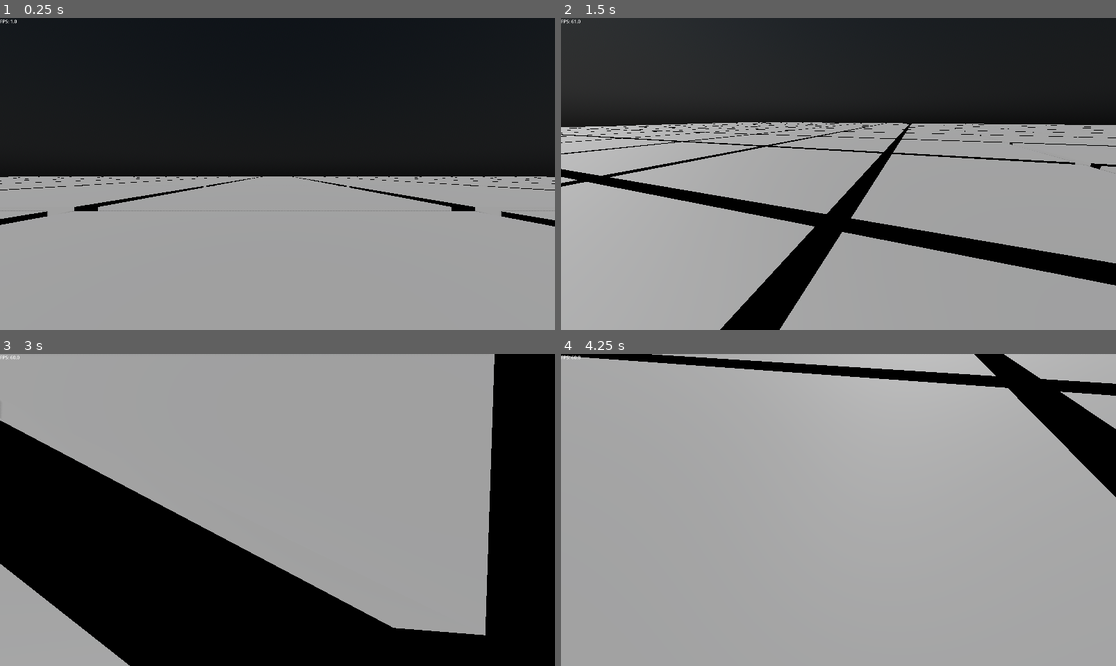
Above: before the commit, frames 1-4 (two rows, left to right).
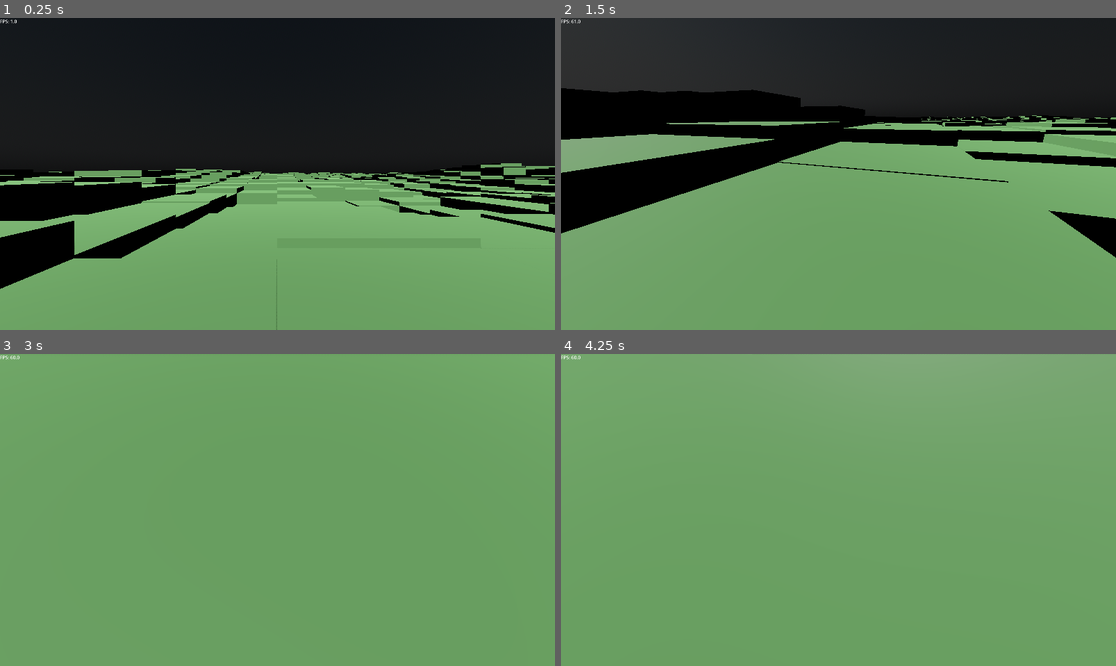
Above: after the commit, the same moments.

Repository: Sialek/godot-mage
Game: Godot game, scene res://level/demo/demo_level.tscn
Two runs of this game, one before a commit and one after it. Both use one fixed random seed, a clock stepped at 60 frames per second and the inputs below.
Inputs (mouse positions are in pixels of both pictures, inside the frame that each line leads up to):
- Up to frame 1 (0.25 s): no input
- Up to frame 2 (1.5 s): move the mouse to (960, 158) at 0.52 s; hold D (move_right) 0.53-1.28 s; tap Space (jump) at 0.77 s; move the mouse to (727, 189) at 1.27 s; hold S (move_backward) from 1.28 s (still down)
- Up to frame 3 (3 s): tap Space (jump) at 1.52 s; move the mouse to (333, 441) at 2.02 s; release S (move_backward) at 2.03 s; hold D (move_right) 2.03-2.78 s; tap Enter at 2.75 s; move the mouse to (249, 572) at 2.77 s; hold W (move_forward) from 2.78 s (still down)
- Up to frame 4 (4.25 s): tap Space (jump) at 3.02, 3.77 s; move the mouse to (1005, 556) at 3.52 s; release W (move_forward) at 3.53 s; hold A (move_left) from 3.53 s (still down)

The runs differ from the first frame. In frame 1, 50% of the frame differs, in the area x 0-100%, y 46-100%; in frame 2, 69%; in frame 3, 100%; in frame 4, 100%, in the area x 0-100%, y 0-100%.

Commit message:
Pool chunk meshes and generate Perlin height pillars.
Reuse MeshInstance3D slots with diff-based rematerialization, seamless 16m tiles out to 1km, and nearby-only collision so scrolling stays cheap under Jolt limits.

Co-authored-by: Cursor <cursoragent@cursor.com>

Diff:
--- a/level/demo/demo_level.tscn
+++ b/level/demo/demo_level.tscn
@@ -21,9 +21,10 @@
 sdfgi_enabled = true
 
 [sub_resource type="FastNoiseLite" id="FastNoiseLite_pee8r"]
-
-[sub_resource type="NoiseTexture3D" id="NoiseTexture3D_pee8r"]
-noise = SubResource("FastNoiseLite_pee8r")
+noise_type = 3
+seed = 42
+frequency = 0.008
+fractal_octaves = 4
 
 [node name="DemoLevel" type="Node3D" unique_id=2130346313]
 script = ExtResource("1_ot3nl")
@@ -45,5 +46,6 @@
 
 [node name="WorldGen" type="Node" parent="." unique_id=1166946789]
 script = ExtResource("3_pee8r")
-noiseTexture = SubResource("NoiseTexture3D_pee8r")
+view_distance_m = 1000.0
+height_noise = SubResource("FastNoiseLite_pee8r")
 metadata/_custom_type_script = "uid://ub7y1iqv7iy1"
--- a/level/worldgen/chunk.gd
+++ b/level/worldgen/chunk.gd
@@ -1,40 +1,84 @@
 class_name Chunk
-extends Node
+extends RefCounted
 
-var coordinates : Vector2
-var size : int = 16
-var loaded : bool = false
-var mesh : MeshInstance3D
-var worldGen : WorldGen
-
-func _init(ownerWorldGen: WorldGen, chunkCoordinates: Vector2):
-  worldGen = ownerWorldGen
-  coordinates = chunkCoordinates
+var coordinates: Vector2 = Vector2.ZERO
+var loaded: bool = false
+var mesh_instance: MeshInstance3D
+var _box_mesh: BoxMesh
+var _body: StaticBody3D
+var _collision_shape: CollisionShape3D
+var _box_shape: BoxShape3D
+var world_gen: WorldGen
 
 
-func _ready() -> void:
-  pass
+func _init(owner_world_gen: WorldGen, chunk_coordinates: Vector2 = Vector2.ZERO) -> void:
+  world_gen = owner_world_gen
+  coordinates = chunk_coordinates
 
 
-func _process(delta: float) -> void:
-  pass
+func ensure_ready() -> void:
+  if mesh_instance != null:
+    return
+
+  _box_mesh = BoxMesh.new()
+  mesh_instance = MeshInstance3D.new()
+  mesh_instance.mesh = _box_mesh
+  if world_gen.chunk_material:
+    mesh_instance.material_override = world_gen.chunk_material
+  world_gen.add_child(mesh_instance)
 
 
-func load() -> void:
-  if not loaded:
-    mesh = MeshInstance3D.new()
-    var boxMesh = BoxMesh.new()
-    boxMesh.size = Vector3(15.0, 1.0, 15.0)
-    mesh.position = worldGen.chunkToWorldCoordinates(coordinates)
-    mesh.mesh = boxMesh
-    mesh.create_trimesh_collision()
-    worldGen.add_child(mesh)
-    loaded = true
+func rematerialize(chunk_coordinates: Vector2) -> void:
+  ensure_ready()
+  coordinates = chunk_coordinates
+
+  var size := float(world_gen.chunk_size)
+  var height := world_gen.get_chunk_height(coordinates)
+  var half := size * 0.5
+  var dimensions := Vector3(size, height, size)
+
+  _box_mesh.size = dimensions
+  if _box_shape != null:
+    _box_shape.size = dimensions
+
+  mesh_instance.position = Vector3(
+    coordinates.x * size + half,
+    height * 0.5,
+    coordinates.y * size + half
+  )
+  mesh_instance.visible = true
+  loaded = true
 
 
-func unload() -> void:
-  if loaded:
-    if is_instance_valid(mesh):
-      mesh.queue_free()
-    mesh = null
-    loaded = false
+func set_collision_enabled(enabled: bool) -> void:
+  if enabled:
+    _ensure_collision()
+  elif _body != null and is_instance_valid(_body):
+    _body.queue_free()
+    _body = null
+    _collision_shape = null
+    _box_shape = null
+
+
+func _ensure_collision() -> void:
+  if mesh_instance == null:
+    return
+  if _body != null and is_instance_valid(_body):
+    return
+
+  _box_shape = BoxShape3D.new()
+  _box_shape.size = _box_mesh.size
+
+  _collision_shape = CollisionShape3D.new()
+  _collision_shape.shape = _box_shape
+
+  _body = StaticBody3D.new()
+  _body.add_child(_collision_shape)
+  mesh_instance.add_child(_body)
+
+
+func deactivate() -> void:
+  if mesh_instance != null:
+    mesh_instance.visible = false
+  set_collision_enabled(false)
+  loaded = false
--- a/level/worldgen/world_gen.gd
+++ b/level/worldgen/world_gen.gd
@@ -1,70 +1,141 @@
 class_name WorldGen
 extends Node
 
-var worldRoot : Node3D = Node3D.new()
-var chunkPool : Array[Chunk] = []
-var chunkRadius : int = 8
-var chunkSize : int = 16
-var _chunkDiameter : int = 2 * chunkRadius + 1
-var _chunkPoolCount : int = pow(_chunkDiameter, 2)
-var _centerChunk : Vector2 = Vector2.ZERO
+## Horizontal size of each chunk pillar in meters.
+@export var chunk_size: int = 16
+## How far from the player to keep chunks rendered, in meters.
+@export var view_distance_m: float = 1000.0
+## How far from the player to keep physics collision active, in meters.
+@export var collision_distance_m: float = 96.0
+@export var min_height: float = 2.0
+@export var max_height: float = 40.0
+@export var height_noise: FastNoiseLite
+@export var chunk_material: Material
 
-@export var noiseTexture : NoiseTexture3D
+var chunk_pool: Array[Chunk] = []
+var chunk_radius: int = 0
+var collision_radius: int = 0
+var _center_chunk: Vector2 = Vector2.ZERO
+var _chunk_by_coord: Dictionary = {}
 
 
 func _ready() -> void:
-  setChunkRadius(chunkRadius)
-  reloadAllChunks(Vector2(0, 0))
-  generate()
+  if height_noise == null:
+    height_noise = FastNoiseLite.new()
+    height_noise.noise_type = FastNoiseLite.TYPE_PERLIN
+    height_noise.seed = 42
+    height_noise.frequency = 0.008
+    height_noise.fractal_type = FastNoiseLite.FRACTAL_FBM
+    height_noise.fractal_octaves = 4
+
+  if chunk_material == null:
+    var material := StandardMaterial3D.new()
+    material.albedo_color = Color(0.35, 0.55, 0.32)
+    material.roughness = 0.9
+    chunk_material = material
+
+  set_view_distance(view_distance_m)
+  collision_radius = maxi(1, ceili(collision_distance_m / float(chunk_size)))
+  update_chunks(Vector2.ZERO)
+  _place_player_on_terrain()
 
 
-func _process(delta: float) -> void:
-  var player : CharacterBody3D = PlayerManager.player
-  if player:
-    var newCoordinates = worldToChunkCoordinates(player.position)
-    if _centerChunk != newCoordinates:
-      reloadAllChunks(newCoordinates)
+func _process(_delta: float) -> void:
+  var player: CharacterBody3D = PlayerManager.player
+  if player == null:
+    return
+
+  var new_coordinates := world_to_chunk_coordinates(player.position)
+  if _center_chunk != new_coordinates:
+    update_chunks(new_coordinates)
 
 
-func generate() -> void:
-  pass
+func set_view_distance(distance_m: float) -> void:
+  view_distance_m = distance_m
+  set_chunk_radius(maxi(1, ceili(distance_m / float(chunk_size))))
 
 
-func setChunkRadius(radius: int) -> void:
-  chunkRadius = radius
-  _chunkDiameter = 2 * chunkRadius + 1
-  _chunkPoolCount = pow(_chunkDiameter, 2)
-  chunkPool.resize(_chunkPoolCount)
-  for x in range(_chunkDiameter):
-    for y in range (_chunkDiameter):
-      if not chunkPool[x * _chunkDiameter + y]:
-        chunkPool[x * _chunkDiameter + y] = Chunk.new(self, Vector2(0, 0))
+func set_chunk_radius(radius: int) -> void:
+  chunk_radius = radius
+  var pool_count := (2 * chunk_radius + 1) * (2 * chunk_radius + 1)
 
-func worldToChunkCoordinates(worldCoordinates: Vector3) -> Vector2:
-  return floor(Vector2(worldCoordinates.x, worldCoordinates.z) / chunkSize)
+  if chunk_pool.size() > pool_count:
+    for i in range(pool_count, chunk_pool.size()):
+      var extra: Chunk = chunk_pool[i]
+      _chunk_by_coord.erase(extra.coordinates)
+      if extra.mesh_instance != null and is_instance_valid(extra.mesh_instance):
+        extra.mesh_instance.queue_free()
+    chunk_pool.resize(pool_count)
 
-func chunkToWorldCoordinates(chunkCoordinates: Vector2) -> Vector3:
-  return Vector3(chunkCoordinates.x, 0, chunkCoordinates.y) * chunkSize
+  chunk_pool.resize(pool_count)
+  for i in range(pool_count):
+    if chunk_pool[i] == null:
+      chunk_pool[i] = Chunk.new(self)
 
-func reloadAllChunks(centerPosition: Vector2):
-  _centerChunk = centerPosition
-  _chunkDiameter = 2 * chunkRadius + 1
-  var coordinateStack = []
-  for x in range(_chunkDiameter):
-    for y in range (_chunkDiameter):
-      coordinateStack.push_back(Vector2(centerPosition.x + x - chunkRadius, centerPosition.y + y - chunkRadius))
-  for chunk in chunkPool:
-    chunk.unload()
-    chunk.coordinates = coordinateStack.pop_back()
-    chunk.load()
 
-func unloadChunk(chunkCoordinates: Vector2) -> void:
-  getChunk(chunkCoordinates).unload()
+func world_to_chunk_coordinates(world_coordinates: Vector3) -> Vector2:
+  return Vector2(
+    floorf(world_coordinates.x / float(chunk_size)),
+    floorf(world_coordinates.z / float(chunk_size))
+  )
 
-func loadChunk(chunkCoordinates: Vector2) -> void:
-  getChunk(chunkCoordinates).load()
 
-func getChunk(chunkCoordinates: Vector2) -> Chunk:
-  var local_x = floor(chunkCoordinates.x - _centerChunk.x + chunkRadius)
-  var local_y = floor(chunkCoordinates.y - _centerChunk.y + chunkRadius)
-  return chunkPool[local_x * _chunkDiameter + local_y]
+func chunk_to_world_coordinates(chunk_coordinates: Vector2) -> Vector3:
+  var half := float(chunk_size) * 0.5
+  return Vector3(
+    chunk_coordinates.x * chunk_size + half,
+    0.0,
+    chunk_coordinates.y * chunk_size + half
+  )
+
+
+func get_chunk_height(chunk_coordinates: Vector2) -> float:
+  var world := chunk_to_world_coordinates(chunk_coordinates)
+  var n := height_noise.get_noise_2d(world.x, world.z)
+  return remap(n, -1.0, 1.0, min_height, max_height)
+
+
+## Rebuild only chunks that entered/left the loaded ring.
+func update_chunks(center_position: Vector2) -> void:
+  var needed: Dictionary = {}
+  for x in range(-chunk_radius, chunk_radius + 1):
+    for y in range(-chunk_radius, chunk_radius + 1):
+      needed[center_position + Vector2(x, y)] = true
+
+  var recyclable: Array[Chunk] = []
+  for chunk in chunk_pool:
+    if chunk.loaded and needed.has(chunk.coordinates):
+      needed.erase(chunk.coordinates)
+    else:
+      _chunk_by_coord.erase(chunk.coordinates)
+      recyclable.append(chunk)
+
+  _center_chunk = center_position
+
+  for coord in needed.keys():
+    var chunk: Chunk = recyclable.pop_back()
+    chunk.rematerialize(coord)
+    _chunk_by_coord[coord] = chunk
+
+  _refresh_collision()
+
+
+func _refresh_collision() -> void:
+  for chunk in chunk_pool:
+    if not chunk.loaded:
+      continue
+    var delta: Vector2 = chunk.coordinates - _center_chunk
+    var in_range := absf(delta.x) <= collision_radius and absf(delta.y) <= collision_radius
+    chunk.set_collision_enabled(in_range)
+
+
+func get_chunk(chunk_coordinates: Vector2) -> Chunk:
+  return _chunk_by_coord.get(chunk_coordinates)
+
+
+func _place_player_on_terrain() -> void:
+  var player: CharacterBody3D = PlayerManager.player
+  if player == null:
+    return
+  var coords := world_to_chunk_coordinates(player.position)
+  player.position.y = get_chunk_height(coords) + 1.5
